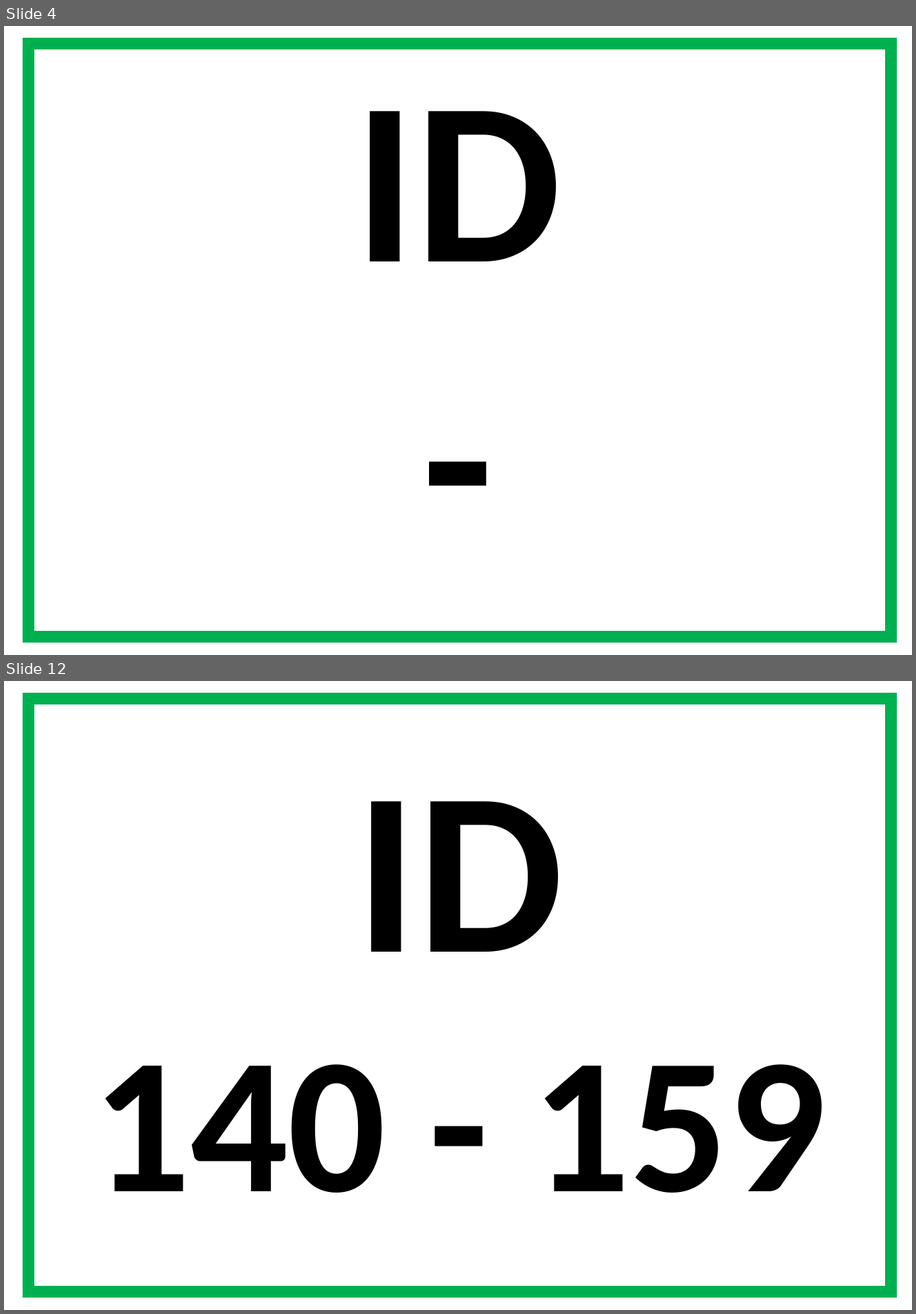
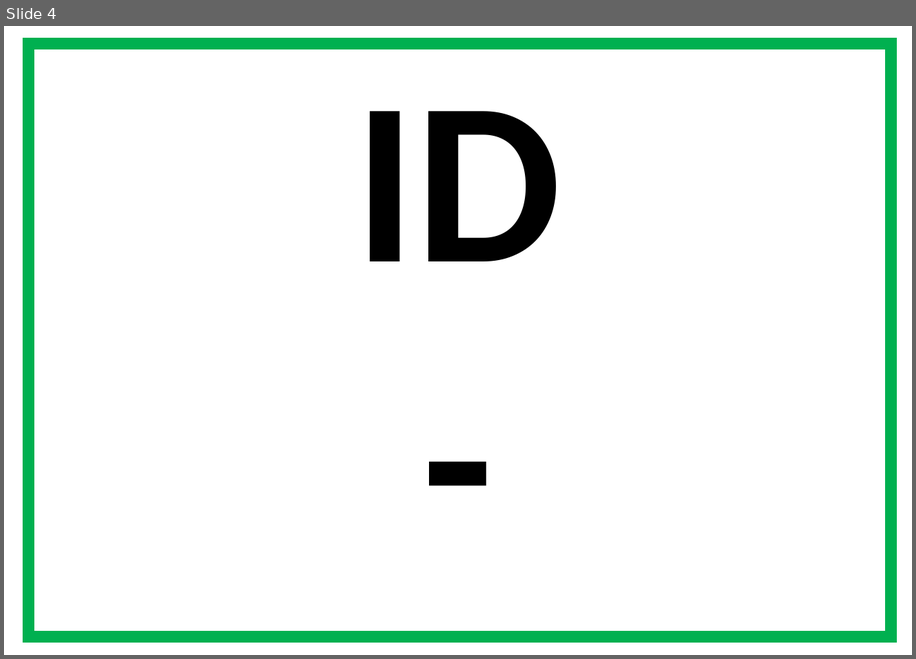
Before and after one commit to schne-ste/FeuerloescherSoftware-Web, a slide deck: web/data/Schilder.pptx. Shown one above the other, each under a label of ours: slides 4 and 12 before the commit, slide 4 after it; the slides between them are not shown. The pictures are 916x1314 and 916x659 pixels, drawn with LibreOffice and Linux fonts; fonts in the diff are those of the drawing. Boxes give left, top, right and bottom in pixels: in the first picture for what was removed or moved away, otherwise in the second. Text is boxed around its words. In the diff, an @@ line names an element or a change of style, - is before the commit and + after.

```diff
--- a/web/data/Schilder.pptx
+++ b/web/data/Schilder.pptx
@@ slide 12 removed at [4, 681, 912, 1310], background #FFFFFF @@
@@ rectangle removed at [28, 699, 891, 1292] @@
@@ text removed at [92, 801, 826, 1192] @@
-ID
-140 - 159
```
Also in this commit, not shown: 25 other slides removed, 27 other files.
